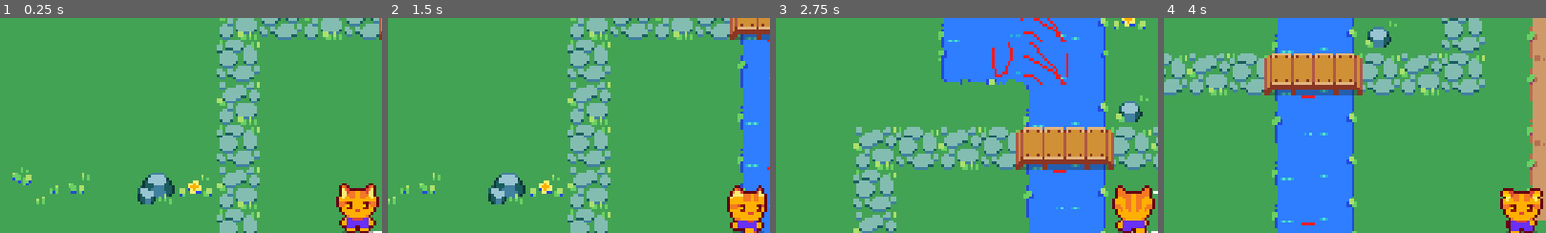
Above: before the commit, frames 1-4 (left to right).
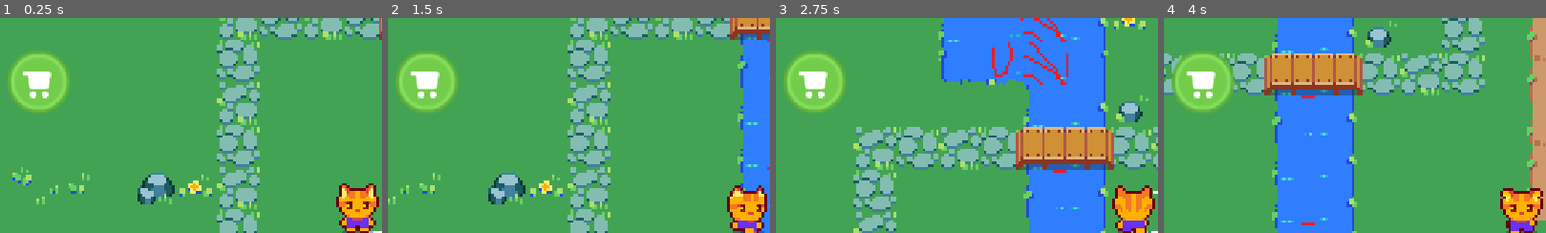
Above: after the commit, the same moments.

Repository: Signal-K/bumbling
Game: Godot game, scene res://main.tscn
Same seed, same stepped clock (60 frames per second), same inputs: the game is played once before the commit and once after it.
Inputs (mouse positions are % of the whole screen's width and height, from its top left):
- Up to frame 1 (0.25 s): no input
- Up to frame 2 (1.5 s): click (18, 89) at 0.52 s; tap Enter at 1.25 s; hold D (move_right) from 1.28 s (still down); tap Space (plantSeed) at 1.35 s
- Up to frame 3 (2.75 s): release D (move_right) at 2.03 s; hold W (back) from 2.03 s (still down); tap 1 at 2.1 s
- Up to frame 4 (4 s): release W (back) at 2.78 s; hold D (move_right) 2.78-3.53 s; tap 8 at 2.85 s; hold Down (forward) from 3.53 s (still down); tap Q at 3.6 s
The pictures show only the part of the screen within x 3-53%, y 0-50%; the shares and areas given below are measured in that part.

The runs differ from the first frame. In frame 1, 3.5% of the frame differs, in the area x 2-18%, y 16-44%; in frame 2, 3.5%; in frame 3, 3.5%; in frame 4, 3.6%, in the area x 2-19%, y 16-44%.

Commit message:
🍇🐧 ↝ [2lqie4]: Starter template finished

Diff:
--- a/Resources/seed_resource.gd
+++ b/Resources/seed_resource.gd
@@ -6,7 +6,9 @@
 
 func get_seed_data(value) -> SeedData:
 	for child in seedList:
-		if child.get_seed_name() == value:
+		var child_name = child.get_seed_name()
+		var value_name = value.get_plant_name() if value is PlantData else value
+		if child_name == value_name:
 			return child
 	return null
 
--- a/Scenes/Flowers/base_flower.tscn
+++ b/Scenes/Flowers/base_flower.tscn
@@ -1,10 +1,12 @@
-[gd_scene load_steps=3 format=3 uid="uid://q744ce118v71"]
+[gd_scene load_steps=4 format=3 uid="uid://q744ce118v71"]
 
 [ext_resource type="Texture2D" uid="uid://7us5qeekvmr5" path="res://assets/TileSheet/objects.png" id="1_kef7h"]
 [ext_resource type="Script" path="res://Scripts/base_flower.gd" id="1_script"]
+[ext_resource type="Resource" uid="uid://dja8tsomvh0xt" path="res://Resources/flower_lists/blue_bell.tres" id="2_ms15d"]
 
 [node name="BaseFlower" type="Node2D"]
 script = ExtResource("1_script")
+plantItem = ExtResource("2_ms15d")
 
 [node name="Sprite2D" type="Sprite2D" parent="."]
 texture = ExtResource("1_kef7h")
--- a/Scenes/Flowers/bluebell.tscn
+++ b/Scenes/Flowers/bluebell.tscn
@@ -1,6 +1,7 @@
-[gd_scene load_steps=8 format=3 uid="uid://v144jbo3r3rn"]
+[gd_scene load_steps=9 format=3 uid="uid://v144jbo3r3rn"]
 
 [ext_resource type="PackedScene" uid="uid://q744ce118v71" path="res://Scenes/Flowers/base_flower.tscn" id="1_ewg5h"]
+[ext_resource type="Resource" uid="uid://dja8tsomvh0xt" path="res://Resources/flower_lists/blue_bell.tres" id="2_bluebell"]
 
 [sub_resource type="Animation" id="Animation_ih4gc"]
 resource_name = "0"
@@ -231,6 +232,7 @@
 }
 
 [node name="Bluebell" instance=ExtResource("1_ewg5h")]
+plantItem = ExtResource("2_bluebell")
 
 [node name="Sprite2D" parent="." index="0"]
 position = Vector2(0, -13)
--- a/Scenes/Flowers/daisy.tscn
+++ b/Scenes/Flowers/daisy.tscn
@@ -1,6 +1,7 @@
-[gd_scene load_steps=8 format=3 uid="uid://cvw7hm3jlndk6"]
+[gd_scene load_steps=9 format=3 uid="uid://cvw7hm3jlndk6"]
 
 [ext_resource type="PackedScene" uid="uid://q744ce118v71" path="res://Scenes/Flowers/base_flower.tscn" id="1_mdo77"]
+[ext_resource type="Resource" uid="uid://c8m5n3k7j2qxw" path="res://Resources/flower_lists/daisy.tres" id="2_0fcdg"]
 
 [sub_resource type="Animation" id="Animation_cb2t0"]
 resource_name = "0"
@@ -44,33 +45,6 @@
 }]
 }
 
-[sub_resource type="Animation" id="Animation_63kde"]
-length = 0.001
-tracks/0/type = "value"
-tracks/0/imported = false
-tracks/0/enabled = true
-tracks/0/path = NodePath("Sprite2D:region_rect")
-tracks/0/interp = 1
-tracks/0/loop_wrap = true
-tracks/0/keys = {
-"times": PackedFloat32Array(0),
-"transitions": PackedFloat32Array(1),
-"update": 0,
-"values": [Rect2(32, 32, 16, 16)]
-}
-tracks/1/type = "value"
-tracks/1/imported = false
-tracks/1/enabled = true
-tracks/1/path = NodePath("Sprite2D:position")
-tracks/1/interp = 1
-tracks/1/loop_wrap = true
-tracks/1/keys = {
-"times": PackedFloat32Array(0),
-"transitions": PackedFloat32Array(1),
-"update": 0,
-"values": [Vector2(0, -5)]
-}
-
 [sub_resource type="Animation" id="Animation_gwdvu"]
 resource_name = "1"
 length = 0.01
@@ -193,6 +167,33 @@
 "transitions": PackedFloat32Array(1),
 "update": 1,
 "values": [true]
+}
+
+[sub_resource type="Animation" id="Animation_63kde"]
+length = 0.001
+tracks/0/type = "value"
+tracks/0/imported = false
+tracks/0/enabled = true
+tracks/0/path = NodePath("Sprite2D:region_rect")
+tracks/0/interp = 1
+tracks/0/loop_wrap = true
+tracks/0/keys = {
+"times": PackedFloat32Array(0),
+"transitions": PackedFloat32Array(1),
+"update": 0,
+"values": [Rect2(32, 32, 16, 16)]
+}
+tracks/1/type = "value"
+tracks/1/imported = false
+tracks/1/enabled = true
+tracks/1/path = NodePath("Sprite2D:position")
+tracks/1/interp = 1
+tracks/1/loop_wrap = true
+tracks/1/keys = {
+"times": PackedFloat32Array(0),
+"transitions": PackedFloat32Array(1),
+"update": 0,
+"values": [Vector2(0, -5)]
 }
 
 [sub_resource type="AnimationLibrary" id="AnimationLibrary_xtdq7"]
@@ -205,6 +206,7 @@
 }
 
 [node name="Daisy" instance=ExtResource("1_mdo77")]
+plantItem = ExtResource("2_0fcdg")
 
 [node name="Sprite2D" parent="." index="0"]
 position = Vector2(0, -5)
--- a/Scenes/Flowers/iris.tscn
+++ b/Scenes/Flowers/iris.tscn
@@ -1,6 +1,7 @@
-[gd_scene load_steps=8 format=3 uid="uid://b6me4vka4ca2"]
+[gd_scene load_steps=9 format=3 uid="uid://b6me4vka4ca2"]
 
 [ext_resource type="PackedScene" uid="uid://q744ce118v71" path="res://Scenes/Flowers/base_flower.tscn" id="1_akw1p"]
+[ext_resource type="Resource" uid="uid://d2oak5m3kapxr" path="res://Resources/flower_lists/iris.tres" id="2_x5xl6"]
 
 [sub_resource type="Animation" id="Animation_s3cd3"]
 resource_name = "0"
@@ -44,33 +45,6 @@
 }]
 }
 
-[sub_resource type="Animation" id="Animation_xnf7k"]
-length = 0.001
-tracks/0/type = "value"
-tracks/0/imported = false
-tracks/0/enabled = true
-tracks/0/path = NodePath("Sprite2D:position")
-tracks/0/interp = 1
-tracks/0/loop_wrap = true
-tracks/0/keys = {
-"times": PackedFloat32Array(0),
-"transitions": PackedFloat32Array(1),
-"update": 0,
-"values": [Vector2(0, -5)]
-}
-tracks/1/type = "value"
-tracks/1/imported = false
-tracks/1/enabled = true
-tracks/1/path = NodePath("Sprite2D:region_rect")
-tracks/1/interp = 1
-tracks/1/loop_wrap = true
-tracks/1/keys = {
-"times": PackedFloat32Array(0),
-"transitions": PackedFloat32Array(1),
-"update": 0,
-"values": [Rect2(96, 32, 16, 16)]
-}
-
 [sub_resource type="Animation" id="Animation_uw5o7"]
 resource_name = "1"
 length = 0.01
@@ -193,6 +167,33 @@
 "transitions": PackedFloat32Array(1),
 "update": 1,
 "values": [true]
+}
+
+[sub_resource type="Animation" id="Animation_xnf7k"]
+length = 0.001
+tracks/0/type = "value"
+tracks/0/imported = false
+tracks/0/enabled = true
+tracks/0/path = NodePath("Sprite2D:position")
+tracks/0/interp = 1
+tracks/0/loop_wrap = true
+tracks/0/keys = {
+"times": PackedFloat32Array(0),
+"transitions": PackedFloat32Array(1),
+"update": 0,
+"values": [Vector2(0, -5)]
+}
+tracks/1/type = "value"
+tracks/1/imported = false
+tracks/1/enabled = true
+tracks/1/path = NodePath("Sprite2D:region_rect")
+tracks/1/interp = 1
+tracks/1/loop_wrap = true
+tracks/1/keys = {
+"times": PackedFloat32Array(0),
+"transitions": PackedFloat32Array(1),
+"update": 0,
+"values": [Rect2(96, 32, 16, 16)]
 }
 
 [sub_resource type="AnimationLibrary" id="AnimationLibrary_hy2wb"]
@@ -205,6 +206,7 @@
 }
 
 [node name="BaseFlower" instance=ExtResource("1_akw1p")]
+plantItem = ExtResource("2_x5xl6")
 
 [node name="Sprite2D" parent="." index="0"]
 position = Vector2(0, -5)
--- a/Scenes/Flowers/lotus.tscn
+++ b/Scenes/Flowers/lotus.tscn
@@ -1,6 +1,7 @@
-[gd_scene load_steps=8 format=3 uid="uid://cmcd58dh7yetj"]
+[gd_scene load_steps=9 format=3 uid="uid://cmcd58dh7yetj"]
 
 [ext_resource type="PackedScene" uid="uid://q744ce118v71" path="res://Scenes/Flowers/base_flower.tscn" id="1_4gbe4"]
+[ext_resource type="Resource" uid="uid://dam8k4n2j5qwx" path="res://Resources/flower_lists/lotus.tres" id="2_rvpfj"]
 
 [sub_resource type="Animation" id="Animation_4fpr5"]
 resource_name = "0"
@@ -44,33 +45,6 @@
 }]
 }
 
-[sub_resource type="Animation" id="Animation_0wb6m"]
-length = 0.001
-tracks/0/type = "value"
-tracks/0/imported = false
-tracks/0/enabled = true
-tracks/0/path = NodePath("Sprite2D:region_rect")
-tracks/0/interp = 1
-tracks/0/loop_wrap = true
-tracks/0/keys = {
-"times": PackedFloat32Array(0),
-"transitions": PackedFloat32Array(1),
-"update": 0,
-"values": [Rect2(112, 32, 16, 16)]
-}
-tracks/1/type = "value"
-tracks/1/imported = false
-tracks/1/enabled = true
-tracks/1/path = NodePath("Sprite2D:position")
-tracks/1/interp = 1
-tracks/1/loop_wrap = true
-tracks/1/keys = {
-"times": PackedFloat32Array(0),
-"transitions": PackedFloat32Array(1),
-"update": 0,
-"values": [Vector2(0, -5)]
-}
-
 [sub_resource type="Animation" id="Animation_1ps2v"]
 resource_name = "1"
 length = 0.01
@@ -193,6 +167,33 @@
 "transitions": PackedFloat32Array(1),
 "update": 1,
 "values": [true]
+}
+
+[sub_resource type="Animation" id="Animation_0wb6m"]
+length = 0.001
+tracks/0/type = "value"
+tracks/0/imported = false
+tracks/0/enabled = true
+tracks/0/path = NodePath("Sprite2D:region_rect")
+tracks/0/interp = 1
+tracks/0/loop_wrap = true
+tracks/0/keys = {
+"times": PackedFloat32Array(0),
+"transitions": PackedFloat32Array(1),
+"update": 0,
+"values": [Rect2(112, 32, 16, 16)]
+}
+tracks/1/type = "value"
+tracks/1/imported = false
+tracks/1/enabled = true
+tracks/1/path = NodePath("Sprite2D:position")
+tracks/1/interp = 1
+tracks/1/loop_wrap = true
+tracks/1/keys = {
+"times": PackedFloat32Array(0),
+"transitions": PackedFloat32Array(1),
+"update": 0,
+"values": [Vector2(0, -5)]
 }
 
 [sub_resource type="AnimationLibrary" id="AnimationLibrary_lom62"]
@@ -204,7 +205,8 @@
 "RESET": SubResource("Animation_0wb6m")
 }
 
-[node name="BaseFlower" instance=ExtResource("1_4gbe4")]
+[node name="BaseFlower2" instance=ExtResource("1_4gbe4")]
+plantItem = ExtResource("2_rvpfj")
 
 [node name="Sprite2D" parent="." index="0"]
 position = Vector2(0, -5)
--- a/Scenes/Flowers/pansy.tscn
+++ b/Scenes/Flowers/pansy.tscn
@@ -1,6 +1,7 @@
-[gd_scene load_steps=8 format=3 uid="uid://c7bcyrt13cbuw"]
+[gd_scene load_steps=9 format=3 uid="uid://c7bcyrt13cbuw"]
 
 [ext_resource type="PackedScene" uid="uid://q744ce118v71" path="res://Scenes/Flowers/base_flower.tscn" id="1_60x03"]
+[ext_resource type="Resource" uid="uid://b8k7n7m2j4pxv" path="res://Resources/flower_lists/pansy.tres" id="2_pansy"]
 
 [sub_resource type="Animation" id="Animation_bu7k6"]
 resource_name = "0"
@@ -205,6 +206,7 @@
 }
 
 [node name="BaseFlower" instance=ExtResource("1_60x03")]
+plantItem = ExtResource("2_pansy")
 
 [node name="Sprite2D" parent="." index="0"]
 position = Vector2(0, -5)
--- a/Scenes/Flowers/rose.tscn
+++ b/Scenes/Flowers/rose.tscn
@@ -1,6 +1,7 @@
-[gd_scene load_steps=8 format=3 uid="uid://bth00s4371cey"]
+[gd_scene load_steps=9 format=3 uid="uid://bth00s4371cey"]
 
 [ext_resource type="PackedScene" uid="uid://q744ce118v71" path="res://Scenes/Flowers/base_flower.tscn" id="1_jjgce"]
+[ext_resource type="Resource" uid="uid://d7m6k9n2j6pxq" path="res://Resources/flower_lists/rose.tres" id="2_rose"]
 
 [sub_resource type="Animation" id="Animation_hpyw5"]
 resource_name = "0"
@@ -205,6 +206,7 @@
 }
 
 [node name="BaseFlower" instance=ExtResource("1_jjgce")]
+plantItem = ExtResource("2_rose")
 
 [node name="Sprite2D" parent="." index="0"]
 position = Vector2(0, -5)
--- a/Scenes/Flowers/sunflower.tscn
+++ b/Scenes/Flowers/sunflower.tscn
@@ -1,6 +1,7 @@
-[gd_scene load_steps=8 format=3 uid="uid://dkpykh0ia5dnr"]
+[gd_scene load_steps=9 format=3 uid="uid://dkpykh0ia5dnr"]
 
 [ext_resource type="PackedScene" uid="uid://q744ce118v71" path="res://Scenes/Flowers/base_flower.tscn" id="1_3ob4u"]
+[ext_resource type="Resource" uid="uid://c5n10m3k7j2qwt" path="res://Resources/flower_lists/sunflower.tres" id="2_sunflower"]
 
 [sub_resource type="Animation" id="Animation_q0yv8"]
 resource_name = "0"
@@ -205,6 +206,7 @@
 }
 
 [node name="BaseFlower" instance=ExtResource("1_3ob4u")]
+plantItem = ExtResource("2_sunflower")
 harvest_ready = true
 
 [node name="Sprite2D" parent="." index="0"]
--- a/Scenes/Flowers/tulip.tscn
+++ b/Scenes/Flowers/tulip.tscn
@@ -1,6 +1,7 @@
-[gd_scene load_steps=8 format=3 uid="uid://bts06fq0laocb"]
+[gd_scene load_steps=9 format=3 uid="uid://bts06fq0laocb"]
 
 [ext_resource type="PackedScene" uid="uid://q744ce118v71" path="res://Scenes/Flowers/base_flower.tscn" id="1_on2lw"]
+[ext_resource type="Resource" uid="uid://b4n9m2k5j8pxw" path="res://Resources/flower_lists/tulip.tres" id="2_tulip"]
 
 [sub_resource type="Animation" id="Animation_fnqa7"]
 resource_name = "0"
@@ -204,6 +205,7 @@
 }
 
 [node name="BaseFlower" instance=ExtResource("1_on2lw")]
+plantItem = ExtResource("2_tulip")
 
 [node name="Sprite2D" parent="." index="0"]
 position = Vector2(0, -5)
--- a/Scenes/UI/hud.gd
+++ b/Scenes/UI/hud.gd
@@ -1,7 +1,45 @@
 extends CanvasLayer
 
+@onready var flower_shop = $FlowerShop
+@onready var inventory = $Inventory
+
+@onready var screenSize = get_viewport().get_visible_rect().size
+
+var inventory_hidden: bool = false
+
+func _input(event: InputEvent) -> void:
+	if event.is_action_pressed("toggleInventory") and not flower_shop.visible:
+		inventory_hidden = not inventory_hidden
+		toggle_inventory_ui()
+
+func toggle_inventory_ui() -> void:
+	create_tween().set_ease(Tween.EASE_IN_OUT).tween_property(
+		inventory, "position:y",
+		screenSize.y + inventory.size.y if inventory_hidden else screenSize.y - inventory.size.y,
+		0.5)
+
 func setup_inventory() -> void:
-	$Inventory.initialize()
+	inventory.initialize()
 
 func inventory_is_slot_empty(seed) -> void:
-	$Inventory.is_slot_empty(seed)
+	inventory.is_slot_empty(seed)
+
+func update_ui(value) -> void:
+	flower_shop.visible = value
+	inventory.visible = not value
+
+func _on_texture_button_button_down():
+	if not flower_shop.visible:
+		Global.update_station.emit()
+		flower_shop.get_node("Background/MarginContainer/ScrollContainer/StationContainer").update_plant_seed_quantity()
+		flower_shop.scale = Vector2.ZERO
+		var tween = create_tween().set_ease(Tween.EASE_OUT).set_trans(Tween.TRANS_BOUNCE)
+		tween.tween_callback(update_ui.bind(true))
+		tween.tween_property(flower_shop, "scale", Vector2(1, 1), 0.25)
+	else:
+		inventory.update_inventory()
+		var tween = create_tween().set_ease(Tween.EASE_OUT)
+		tween.tween_property(flower_shop, "scale", Vector2.ZERO, 0.25)
+		tween.tween_callback(update_ui.bind(false))
+		inventory_hidden = false
+		toggle_inventory_ui()
--- a/Scenes/UI/hud.tscn
+++ b/Scenes/UI/hud.tscn
@@ -1,10 +1,17 @@
-[gd_scene load_steps=3 format=3 uid="uid://c8sqphvguvmsa"]
+[gd_scene load_steps=6 format=3 uid="uid://c8sqphvguvmsa"]
 
 [ext_resource type="Script" path="res://Scenes/UI/hud.gd" id="1_5055i"]
 [ext_resource type="PackedScene" uid="uid://3nj43ri7ysd1" path="res://Scenes/UI/inventory.tscn" id="1_u5af5"]
+[ext_resource type="PackedScene" uid="uid://xr13yj36wadx" path="res://Scenes/flower_shop.tscn" id="2_lk1v8"]
+[ext_resource type="Texture2D" uid="uid://b16saksy1wrqo" path="res://assets/others/green_circle.png" id="4_12s0w"]
+[ext_resource type="Texture2D" uid="uid://cr1wrrqvqrdww" path="res://assets/others/cart.png" id="5_hkwui"]
 
 [node name="HUD" type="CanvasLayer"]
 script = ExtResource("1_5055i")
+
+[node name="FlowerShop" parent="." instance=ExtResource("2_lk1v8")]
+visible = false
+pivot_offset = Vector2(288, 162)
 
 [node name="Inventory" parent="." instance=ExtResource("1_u5af5")]
 anchors_preset = 7
@@ -18,3 +25,29 @@
 offset_bottom = 0.0
 grow_horizontal = 2
 grow_vertical = 0
+
+[node name="TextureButton" type="TextureButton" parent="."]
+texture_filter = 2
+offset_left = 24.0
+offset_top = 24.0
+offset_right = 72.0
+offset_bottom = 72.0
+texture_normal = ExtResource("4_12s0w")
+ignore_texture_size = true
+stretch_mode = 5
+
+[node name="TextureRect" type="TextureRect" parent="TextureButton"]
+layout_mode = 1
+anchors_preset = 15
+anchor_right = 1.0
+anchor_bottom = 1.0
+offset_left = 6.0
+offset_top = 7.0
+offset_right = -10.0
+offset_bottom = -7.0
+grow_horizontal = 2
+grow_vertical = 2
+texture = ExtResource("5_hkwui")
+expand_mode = 1
+
+[connection signal="button_down" from="TextureButton" to="." method="_on_texture_button_button_down"]
--- a/Scenes/UI/inventory.gd
+++ b/Scenes/UI/inventory.gd
@@ -41,6 +41,10 @@
 func _on_slot_selected(slot_index: int) -> void:
 	select_slot(slot_index)
 
+func update_inventory() -> void:
+	for child in grid_container.get_children():
+		child.update_quantity()
+
 func select_slot(slot_index: int) -> void:
 	current_slot_index = slot_index
 	var slot = grid_container.get_child(slot_index)
--- a/Scenes/UI/seed_extractor.gd
+++ b/Scenes/UI/seed_extractor.gd
@@ -1,16 +1,20 @@
 extends HBoxContainer
 
-@export var plantItem: PlantData
-@export var seedItem: SeedData
+var plantItem: PlantData
+var seedItem: SeedData
 
 func initialize(plant: PlantData, seedData: SeedData) -> void:
 	plantItem = plant
 	seedItem = seedData
 	update_item_containers()
 
+func update_slot() -> void:
+	$PlantInfo1.set_label(plantItem.quantity)
+	$PlantInfo2.set_label(plantItem.quantity)
+
 func update_item_containers() -> void:
-	update_ui($plantInfo1, plantItem.texture, plantItem.quantity)
-	update_ui($plantInfo2, seedItem.get_texture(), seedItem.get_quantity())
+	update_ui($PlantInfo1, plantItem.texture, plantItem.quantity)
+	update_ui($PlantInfo2, seedItem.get_texture(), seedItem.get_quantity())
 
 func update_ui(node: Node, item_texture, item_quantity) -> void:
 	node.set_item_info(item_texture, item_quantity)
--- /dev/null
+++ b/Scenes/flower_shop.tscn
@@ -0,0 +1,53 @@
+[gd_scene load_steps=6 format=3 uid="uid://xr13yj36wadx"]
+
+[ext_resource type="PackedScene" uid="uid://bybry636opeds" path="res://Scenes/background.tscn" id="1_r8nrl"]
+[ext_resource type="Script" path="res://Scripts/StationContainer.gd" id="2_lpnin"]
+[ext_resource type="PackedScene" uid="uid://bbcaqssxca12s" path="res://Scenes/UI/seed_extractor.tscn" id="3_br557"]
+[ext_resource type="Resource" uid="uid://8lrk5rn82nap" path="res://Resources/flower_resource.tres" id="4_esn8p"]
+[ext_resource type="Resource" uid="uid://bmllh5n0waylq" path="res://Resources/seed_resource.tres" id="5_hf23d"]
+
+[node name="FlowerShop" type="Control"]
+layout_mode = 3
+anchors_preset = 0
+offset_right = 40.0
+offset_bottom = 40.0
+
+[node name="Background" parent="." instance=ExtResource("1_r8nrl")]
+custom_minimum_size = Vector2(293, 222)
+layout_mode = 1
+anchors_preset = 8
+anchor_left = 0.5
+anchor_top = 0.5
+anchor_right = 0.5
+anchor_bottom = 0.5
+offset_left = 89.0
+offset_top = 11.0
+offset_right = 382.0
+offset_bottom = 233.0
+grow_horizontal = 2
+grow_vertical = 2
+
+[node name="MarginContainer" type="MarginContainer" parent="Background"]
+layout_mode = 1
+anchors_preset = 15
+anchor_right = 1.0
+anchor_bottom = 1.0
+grow_horizontal = 2
+grow_vertical = 2
+theme_override_constants/margin_left = 20
+theme_override_constants/margin_top = 20
+theme_override_constants/margin_right = 20
+theme_override_constants/margin_bottom = 20
+
+[node name="ScrollContainer" type="ScrollContainer" parent="Background/MarginContainer"]
+layout_mode = 2
+
+[node name="StationContainer" type="VBoxContainer" parent="Background/MarginContainer/ScrollContainer"]
+layout_mode = 2
+size_flags_horizontal = 3
+size_flags_vertical = 3
+theme_override_constants/separation = 10
+script = ExtResource("2_lpnin")
+seedExtractorScene = ExtResource("3_br557")
+flowerResource = ExtResource("4_esn8p")
+seedResource = ExtResource("5_hf23d")
--- /dev/null
+++ b/Scripts/StationContainer.gd
@@ -0,0 +1,26 @@
+extends VBoxContainer
+
+@export var seedExtractorScene: PackedScene
+@export var flowerResource: FlowerResource
+@export var seedResource: SeedResource
+
+func _ready():
+	assert(flowerResource.get_size() == seedResource.get_size())
+	add_conversion_containers()
+
+func add_conversion_containers():
+	for child in flowerResource.get_flower_list():
+		var seed = seedResource.get_seed_data(child)
+		if seed == null:
+			return
+
+		instance_conversion_scene(child, seed)
+
+func instance_conversion_scene(value1, value2) -> void:
+	var scene = seedExtractorScene.instantiate()
+	add_child(scene)
+	scene.initialize(value1, value2)
+
+func update_plant_seed_quantity() -> void:
+	for child in get_children():
+		child.update_slot()
--- a/Scripts/base_flower.gd
+++ b/Scripts/base_flower.gd
@@ -3,6 +3,7 @@
 class_name Flower
 
 @export var amount: int = 2
+@export var plantItem: PlantData
 @export var harvest_ready: bool = false
 
 var index = 0
@@ -36,4 +37,5 @@
 		print("Plant fully grown and ready for harvest!")
 
 func harvest() -> void:
+	plantItem.quantity += amount
 	queue_free()
